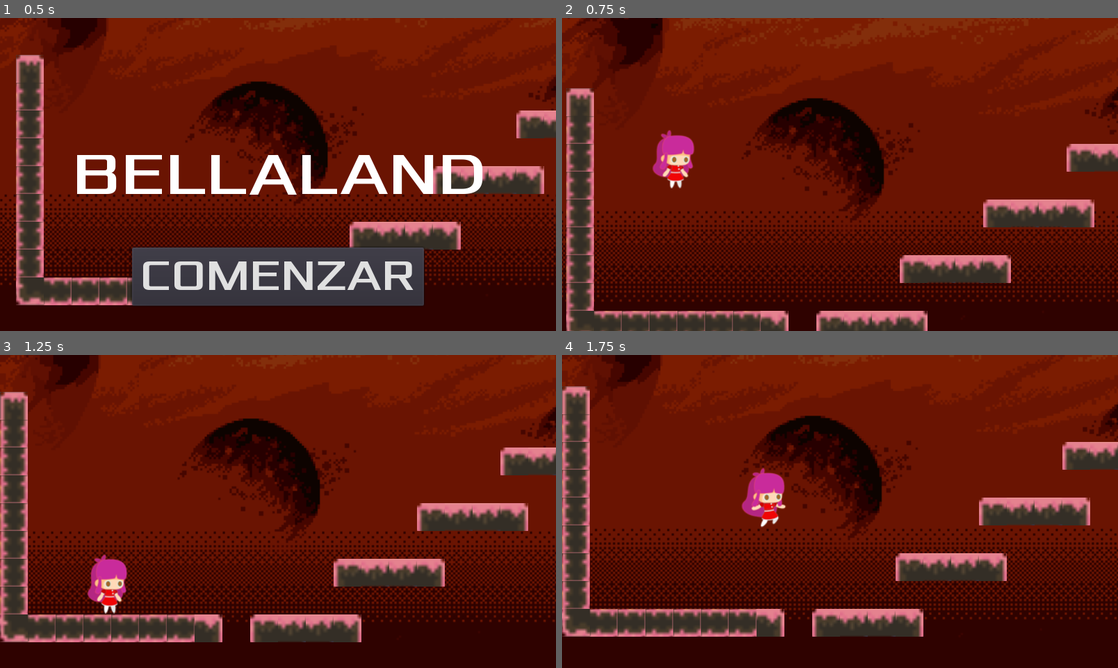
Above: before the commit, frames 1-4 (two rows, left to right).
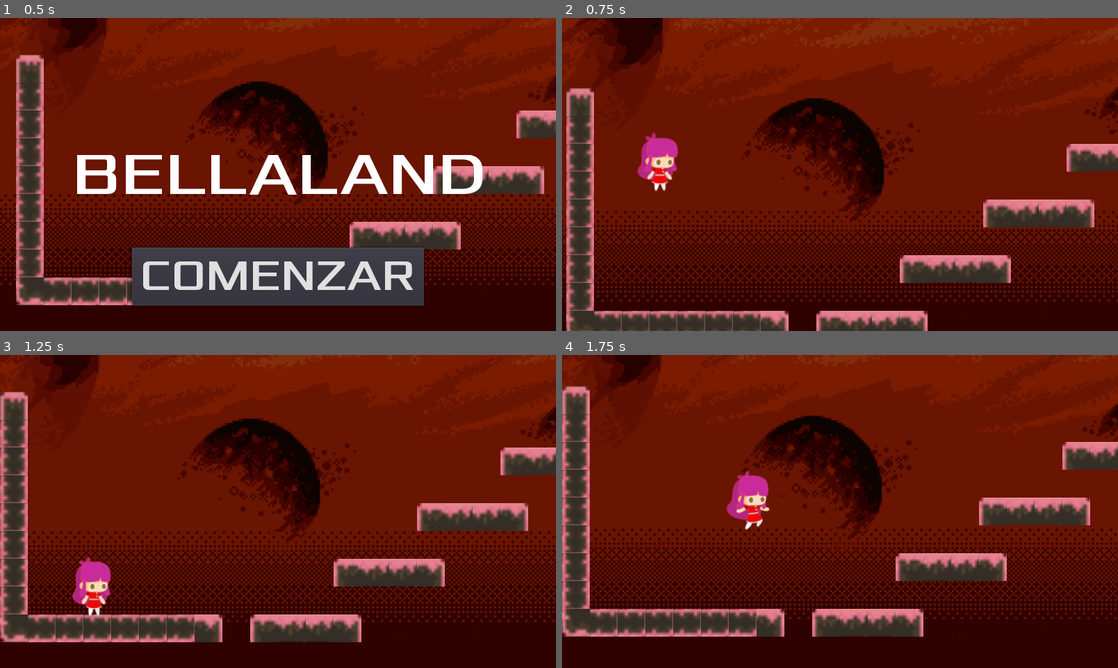
Above: after the commit, the same moments.

Repository: sebastian-sanchez-s/bellaland
Game: Godot game, scene res://src/scn/Bellaland.tscn
The game is run twice, just before and just after one commit, with the same random seed, the same clock (stepped at 60 frames per second) and the same inputs.
Inputs:
- Up to frame 1 (0.5 s): no input
- Up to frame 2 (0.75 s): click "COMENZAR" at 0.5 s
- Up to frame 3 (1.25 s): no input
- Up to frame 4 (1.75 s): hold Right (ui_right) from 1.28 s (still down); tap Up (ui_up) at 1.52 s

Frame 1 is identical in both runs. In frame 2, 1.3% of the frame differs, in the area x 13-24%, y 35-56%; in frame 3, 1.3%; in frame 4, 1.3%, in the area x 29-41%, y 36-56%.

Commit message:
Fix alignment of sprite on collision body

Diff:
--- a/src/scn/Bella.tscn
+++ b/src/scn/Bella.tscn
@@ -258,235 +258,235 @@
 
 [sub_resource type="AtlasTexture" id=51]
 flags = 4
+atlas = ExtResource( 4 )
+region = Rect2( 0, 0, 90, 75 )
+
+[sub_resource type="AtlasTexture" id=52]
+flags = 4
+atlas = ExtResource( 4 )
+region = Rect2( 90, 0, 90, 75 )
+
+[sub_resource type="AtlasTexture" id=53]
+flags = 4
+atlas = ExtResource( 4 )
+region = Rect2( 180, 0, 90, 75 )
+
+[sub_resource type="AtlasTexture" id=54]
+flags = 4
+atlas = ExtResource( 4 )
+region = Rect2( 270, 0, 90, 75 )
+
+[sub_resource type="AtlasTexture" id=55]
+flags = 4
+atlas = ExtResource( 4 )
+region = Rect2( 360, 0, 90, 75 )
+
+[sub_resource type="AtlasTexture" id=56]
+flags = 4
+atlas = ExtResource( 4 )
+region = Rect2( 450, 0, 90, 75 )
+
+[sub_resource type="AtlasTexture" id=57]
+flags = 4
+atlas = ExtResource( 4 )
+region = Rect2( 540, 0, 90, 75 )
+
+[sub_resource type="AtlasTexture" id=58]
+flags = 4
+atlas = ExtResource( 4 )
+region = Rect2( 630, 0, 90, 75 )
+
+[sub_resource type="AtlasTexture" id=59]
+flags = 4
+atlas = ExtResource( 4 )
+region = Rect2( 720, 0, 90, 75 )
+
+[sub_resource type="AtlasTexture" id=60]
+flags = 4
+atlas = ExtResource( 4 )
+region = Rect2( 810, 0, 90, 75 )
+
+[sub_resource type="AtlasTexture" id=61]
+flags = 4
+atlas = ExtResource( 4 )
+region = Rect2( 900, 0, 90, 75 )
+
+[sub_resource type="AtlasTexture" id=62]
+flags = 4
+atlas = ExtResource( 4 )
+region = Rect2( 990, 0, 90, 75 )
+
+[sub_resource type="AtlasTexture" id=63]
+flags = 4
+atlas = ExtResource( 4 )
+region = Rect2( 1080, 0, 90, 75 )
+
+[sub_resource type="AtlasTexture" id=64]
+flags = 4
+atlas = ExtResource( 4 )
+region = Rect2( 1170, 0, 90, 75 )
+
+[sub_resource type="AtlasTexture" id=65]
+flags = 4
+atlas = ExtResource( 4 )
+region = Rect2( 1260, 0, 90, 75 )
+
+[sub_resource type="AtlasTexture" id=66]
+flags = 4
+atlas = ExtResource( 4 )
+region = Rect2( 0, 75, 90, 75 )
+
+[sub_resource type="AtlasTexture" id=67]
+flags = 4
+atlas = ExtResource( 4 )
+region = Rect2( 90, 75, 90, 75 )
+
+[sub_resource type="AtlasTexture" id=68]
+flags = 4
+atlas = ExtResource( 4 )
+region = Rect2( 180, 75, 90, 75 )
+
+[sub_resource type="AtlasTexture" id=69]
+flags = 4
+atlas = ExtResource( 4 )
+region = Rect2( 270, 75, 90, 75 )
+
+[sub_resource type="AtlasTexture" id=70]
+flags = 4
+atlas = ExtResource( 4 )
+region = Rect2( 360, 75, 90, 75 )
+
+[sub_resource type="AtlasTexture" id=71]
+flags = 4
+atlas = ExtResource( 4 )
+region = Rect2( 450, 75, 90, 75 )
+
+[sub_resource type="AtlasTexture" id=72]
+flags = 4
+atlas = ExtResource( 4 )
+region = Rect2( 540, 75, 90, 75 )
+
+[sub_resource type="AtlasTexture" id=73]
+flags = 4
+atlas = ExtResource( 4 )
+region = Rect2( 630, 75, 90, 75 )
+
+[sub_resource type="AtlasTexture" id=74]
+flags = 4
+atlas = ExtResource( 4 )
+region = Rect2( 720, 75, 90, 75 )
+
+[sub_resource type="AtlasTexture" id=75]
+flags = 4
+atlas = ExtResource( 4 )
+region = Rect2( 810, 75, 90, 75 )
+
+[sub_resource type="AtlasTexture" id=76]
+flags = 4
+atlas = ExtResource( 4 )
+region = Rect2( 900, 75, 90, 75 )
+
+[sub_resource type="AtlasTexture" id=77]
+flags = 4
+atlas = ExtResource( 4 )
+region = Rect2( 990, 75, 90, 75 )
+
+[sub_resource type="AtlasTexture" id=78]
+flags = 4
+atlas = ExtResource( 4 )
+region = Rect2( 1080, 75, 90, 75 )
+
+[sub_resource type="AtlasTexture" id=79]
+flags = 4
+atlas = ExtResource( 4 )
+region = Rect2( 1170, 75, 90, 75 )
+
+[sub_resource type="AtlasTexture" id=80]
+flags = 4
+atlas = ExtResource( 4 )
+region = Rect2( 1260, 75, 90, 75 )
+
+[sub_resource type="AtlasTexture" id=81]
+flags = 4
 atlas = ExtResource( 3 )
 region = Rect2( 0, 0, 64, 70 )
 
-[sub_resource type="AtlasTexture" id=52]
+[sub_resource type="AtlasTexture" id=82]
 flags = 4
 atlas = ExtResource( 3 )
 region = Rect2( 64, 0, 64, 70 )
 
-[sub_resource type="AtlasTexture" id=53]
+[sub_resource type="AtlasTexture" id=83]
 flags = 4
 atlas = ExtResource( 3 )
 region = Rect2( 128, 0, 64, 70 )
 
-[sub_resource type="AtlasTexture" id=54]
+[sub_resource type="AtlasTexture" id=84]
 flags = 4
 atlas = ExtResource( 3 )
 region = Rect2( 192, 0, 64, 70 )
 
-[sub_resource type="AtlasTexture" id=55]
+[sub_resource type="AtlasTexture" id=85]
 flags = 4
 atlas = ExtResource( 3 )
 region = Rect2( 256, 0, 64, 70 )
 
-[sub_resource type="AtlasTexture" id=56]
+[sub_resource type="AtlasTexture" id=86]
 flags = 4
 atlas = ExtResource( 3 )
 region = Rect2( 320, 0, 64, 70 )
 
-[sub_resource type="AtlasTexture" id=57]
+[sub_resource type="AtlasTexture" id=87]
 flags = 4
 atlas = ExtResource( 3 )
 region = Rect2( 384, 0, 64, 70 )
 
-[sub_resource type="AtlasTexture" id=58]
+[sub_resource type="AtlasTexture" id=88]
 flags = 4
 atlas = ExtResource( 3 )
 region = Rect2( 448, 0, 64, 70 )
 
-[sub_resource type="AtlasTexture" id=59]
+[sub_resource type="AtlasTexture" id=89]
 flags = 4
 atlas = ExtResource( 3 )
 region = Rect2( 512, 0, 64, 70 )
 
-[sub_resource type="AtlasTexture" id=60]
+[sub_resource type="AtlasTexture" id=90]
 flags = 4
 atlas = ExtResource( 3 )
 region = Rect2( 576, 0, 64, 70 )
 
-[sub_resource type="AtlasTexture" id=61]
+[sub_resource type="AtlasTexture" id=91]
 flags = 4
 atlas = ExtResource( 3 )
 region = Rect2( 640, 0, 64, 70 )
 
-[sub_resource type="AtlasTexture" id=62]
+[sub_resource type="AtlasTexture" id=92]
 flags = 4
 atlas = ExtResource( 3 )
 region = Rect2( 704, 0, 64, 70 )
 
-[sub_resource type="AtlasTexture" id=63]
+[sub_resource type="AtlasTexture" id=93]
 flags = 4
 atlas = ExtResource( 3 )
 region = Rect2( 768, 0, 64, 70 )
 
-[sub_resource type="AtlasTexture" id=64]
+[sub_resource type="AtlasTexture" id=94]
 flags = 4
 atlas = ExtResource( 3 )
 region = Rect2( 832, 0, 64, 70 )
 
-[sub_resource type="AtlasTexture" id=65]
+[sub_resource type="AtlasTexture" id=95]
 flags = 4
 atlas = ExtResource( 3 )
 region = Rect2( 896, 0, 64, 70 )
 
-[sub_resource type="AtlasTexture" id=66]
+[sub_resource type="AtlasTexture" id=96]
 flags = 4
 atlas = ExtResource( 3 )
 region = Rect2( 960, 0, 64, 70 )
 
-[sub_resource type="AtlasTexture" id=69]
-flags = 4
-atlas = ExtResource( 4 )
-region = Rect2( 0, 0, 90, 75 )
-
-[sub_resource type="AtlasTexture" id=70]
-flags = 4
-atlas = ExtResource( 4 )
-region = Rect2( 90, 0, 90, 75 )
-
-[sub_resource type="AtlasTexture" id=71]
-flags = 4
-atlas = ExtResource( 4 )
-region = Rect2( 180, 0, 90, 75 )
-
-[sub_resource type="AtlasTexture" id=72]
-flags = 4
-atlas = ExtResource( 4 )
-region = Rect2( 270, 0, 90, 75 )
-
-[sub_resource type="AtlasTexture" id=73]
-flags = 4
-atlas = ExtResource( 4 )
-region = Rect2( 360, 0, 90, 75 )
-
-[sub_resource type="AtlasTexture" id=74]
-flags = 4
-atlas = ExtResource( 4 )
-region = Rect2( 450, 0, 90, 75 )
-
-[sub_resource type="AtlasTexture" id=75]
-flags = 4
-atlas = ExtResource( 4 )
-region = Rect2( 540, 0, 90, 75 )
-
-[sub_resource type="AtlasTexture" id=76]
-flags = 4
-atlas = ExtResource( 4 )
-region = Rect2( 630, 0, 90, 75 )
-
-[sub_resource type="AtlasTexture" id=77]
-flags = 4
-atlas = ExtResource( 4 )
-region = Rect2( 720, 0, 90, 75 )
-
-[sub_resource type="AtlasTexture" id=78]
-flags = 4
-atlas = ExtResource( 4 )
-region = Rect2( 810, 0, 90, 75 )
-
-[sub_resource type="AtlasTexture" id=79]
-flags = 4
-atlas = ExtResource( 4 )
-region = Rect2( 900, 0, 90, 75 )
-
-[sub_resource type="AtlasTexture" id=80]
-flags = 4
-atlas = ExtResource( 4 )
-region = Rect2( 990, 0, 90, 75 )
-
-[sub_resource type="AtlasTexture" id=81]
-flags = 4
-atlas = ExtResource( 4 )
-region = Rect2( 1080, 0, 90, 75 )
-
-[sub_resource type="AtlasTexture" id=82]
-flags = 4
-atlas = ExtResource( 4 )
-region = Rect2( 1170, 0, 90, 75 )
-
-[sub_resource type="AtlasTexture" id=83]
-flags = 4
-atlas = ExtResource( 4 )
-region = Rect2( 1260, 0, 90, 75 )
-
-[sub_resource type="AtlasTexture" id=84]
-flags = 4
-atlas = ExtResource( 4 )
-region = Rect2( 0, 75, 90, 75 )
-
-[sub_resource type="AtlasTexture" id=85]
-flags = 4
-atlas = ExtResource( 4 )
-region = Rect2( 90, 75, 90, 75 )
-
-[sub_resource type="AtlasTexture" id=86]
-flags = 4
-atlas = ExtResource( 4 )
-region = Rect2( 180, 75, 90, 75 )
-
-[sub_resource type="AtlasTexture" id=87]
-flags = 4
-atlas = ExtResource( 4 )
-region = Rect2( 270, 75, 90, 75 )
-
-[sub_resource type="AtlasTexture" id=88]
-flags = 4
-atlas = ExtResource( 4 )
-region = Rect2( 360, 75, 90, 75 )
-
-[sub_resource type="AtlasTexture" id=89]
-flags = 4
-atlas = ExtResource( 4 )
-region = Rect2( 450, 75, 90, 75 )
-
-[sub_resource type="AtlasTexture" id=90]
-flags = 4
-atlas = ExtResource( 4 )
-region = Rect2( 540, 75, 90, 75 )
-
-[sub_resource type="AtlasTexture" id=91]
-flags = 4
-atlas = ExtResource( 4 )
-region = Rect2( 630, 75, 90, 75 )
-
-[sub_resource type="AtlasTexture" id=92]
-flags = 4
-atlas = ExtResource( 4 )
-region = Rect2( 720, 75, 90, 75 )
-
-[sub_resource type="AtlasTexture" id=93]
-flags = 4
-atlas = ExtResource( 4 )
-region = Rect2( 810, 75, 90, 75 )
-
-[sub_resource type="AtlasTexture" id=94]
-flags = 4
-atlas = ExtResource( 4 )
-region = Rect2( 900, 75, 90, 75 )
-
-[sub_resource type="AtlasTexture" id=95]
-flags = 4
-atlas = ExtResource( 4 )
-region = Rect2( 990, 75, 90, 75 )
-
-[sub_resource type="AtlasTexture" id=96]
-flags = 4
-atlas = ExtResource( 4 )
-region = Rect2( 1080, 75, 90, 75 )
-
-[sub_resource type="AtlasTexture" id=97]
-flags = 4
-atlas = ExtResource( 4 )
-region = Rect2( 1170, 75, 90, 75 )
-
-[sub_resource type="AtlasTexture" id=98]
-flags = 4
-atlas = ExtResource( 4 )
-region = Rect2( 1260, 75, 90, 75 )
-
-[sub_resource type="SpriteFrames" id=67]
+[sub_resource type="SpriteFrames" id=97]
 animations = [ {
 "frames": [ SubResource( 1 ), SubResource( 2 ), SubResource( 3 ), SubResource( 4 ), SubResource( 5 ), SubResource( 6 ), …(265 unchanged characters)…
 "loop": true,
@@ -498,18 +498,18 @@
 "name": "Jump",
 "speed": 30.0
 }, {
-"frames": [ SubResource( 51 ), SubResource( 52 ), SubResourc …(214 unchanged characters)…  ), SubResource( 65 ), SubResource( 66 ) ],
+"frames": [ SubResource( 51 ), SubResource( 52 ), SubResourc …(214 unchanged characters)…  ), SubResource( 65 ), SubResource( 66 ), SubResource( 67 ), SubResource( 68 ), SubResource( 69 ), SubResource( 70 ), SubResource( 71 ), SubResource( 72 ), SubResource( 73 ), SubResource( 74 ), SubResource( 75 ), SubResource( 76 ), SubResource( 77 ), SubResource( 78 ), SubResource( 79 ), SubResource( 80 ) ],
+"loop": true,
+"name": "Death",
+"speed": 30.0
+}, {
+"frames": [ SubResource( 81 ), SubResource( 82 ), SubResource( 83 ), SubResource( 84 ), SubResource( 85 ), SubResource( 86 ), SubResource( 87 ), SubResource( 88 ), SubResource( 89 ), SubResource( 90 ), SubResource( 91 ), SubResource( 92 ), SubResource( 93 ), SubResource( 94 ), SubResource( 95 ), SubResource( 96 ) ],
 "loop": true,
 "name": "Idle",
 "speed": 16.0
-}, {
-"frames": [ SubResource( 69 ), SubResource( 70 ), SubResource( 71 ), SubResource( 72 ), SubResource( 73 ), SubResource( 74 ), SubResource( 75 ), SubResource( 76 ), SubResource( 77 ), SubResource( 78 ), SubResource( 79 ), SubResource( 80 ), SubResource( 81 ), SubResource( 82 ), SubResource( 83 ), SubResource( 84 ), SubResource( 85 ), SubResource( 86 ), SubResource( 87 ), SubResource( 88 ), SubResource( 89 ), SubResource( 90 ), SubResource( 91 ), SubResource( 92 ), SubResource( 93 ), SubResource( 94 ), SubResource( 95 ), SubResource( 96 ), SubResource( 97 ), SubResource( 98 ) ],
-"loop": true,
-"name": "Death",
-"speed": 30.0
 } ]
 
-[sub_resource type="CapsuleShape2D" id=68]
+[sub_resource type="CapsuleShape2D" id=98]
 radius = 11.1092
 height = 37.6617
 
@@ -519,10 +519,12 @@
 script = ExtResource( 117 )
 
 [node name="AnimatedSprite" type="AnimatedSprite" parent="."]
-position = Vector2( 21.3333, 0 )
-frames = SubResource( 67 )
-animation = "Death"
+position = Vector2( -27.8334, -32 )
+scale = Vector2( 0.974074, 1 )
+frames = SubResource( 97 )
+animation = "Idle"
+centered = false
 
 [node name="CollisionShape2D" type="CollisionShape2D" parent="."]
 position = Vector2( 4.97149, 5.94015 )
-shape = SubResource( 68 )
+shape = SubResource( 98 )
